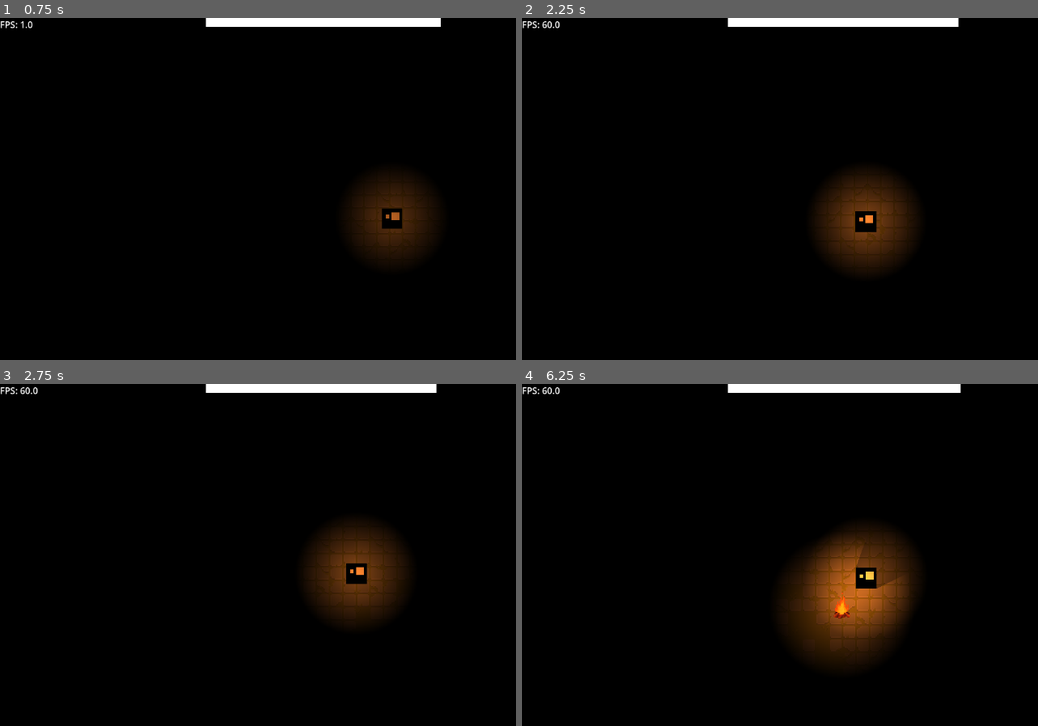
Above: before the commit, frames 1-4 (two rows, left to right).
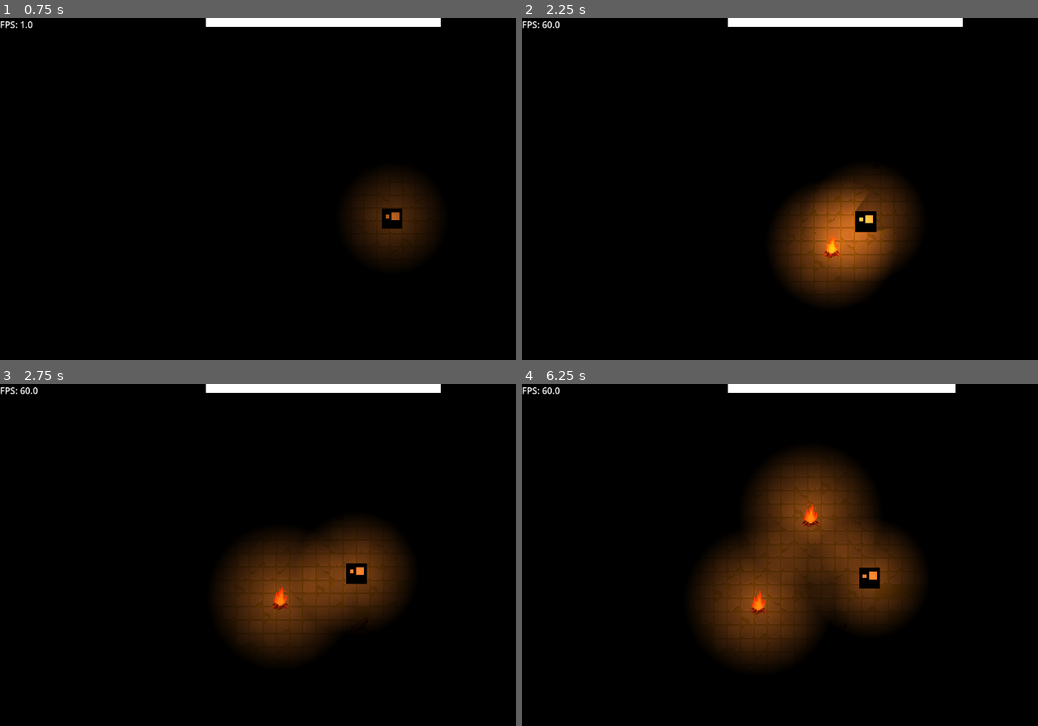
Above: after the commit, the same moments.

Repository: Kunggings/bonfire
Game: Godot game, scene res://scenes/main.tscn
Two runs of this game, one before a commit and one after it. Both use one fixed random seed, a clock stepped at 60 frames per second and the inputs below.
Inputs:
- Up to frame 1 (0.75 s): hold D (right) from 0.53 s (still down)
- Up to frame 2 (2.25 s): release D (right) at 1.28 s; hold S (down) 1.28-2.03 s; hold D (right) from 2.03 s (still down)
- Up to frame 3 (2.75 s): keep holding D (right)
- Up to frame 4 (6.25 s): release D (right) at 2.78 s; hold W (up) 2.78-3.53 s; hold A (left) 3.53-5.03 s; hold S (down) 5.03-5.78 s; hold D (right) from 5.78 s (still down)

Frame 1 is identical in both runs. In frame 2, 5.5% of the frame differs, in the area x 48-86%, y 0-83%; in frame 3, 6.8%; in frame 4, 16%, in the area x 33-86%, y 0-83%.

Commit message:
Bonfire Spawner

Diff:
--- /dev/null
+++ b/fire_spawner.gd
@@ -0,0 +1,23 @@
+extends Node
+
+@export var bonfire_scene: PackedScene
+@export var bonfire_count: int = 10
+@export var map_size: int = 300
+
+func _ready():
+	spawn_bonfires()
+
+func spawn_bonfires():
+	if bonfire_scene == null:
+		push_error("Bonfire scene not assigned!")
+		return
+
+	for i in range(bonfire_count):
+		var bonfire = bonfire_scene.instantiate()
+
+		bonfire.position = Vector2(
+			randi_range(-map_size/2, map_size/2),
+			randi_range(-map_size/2, map_size/2)
+		)
+
+		add_child(bonfire)
--- a/scenes/main.tscn
+++ b/scenes/main.tscn
@@ -6,6 +6,7 @@
 [ext_resource type="PackedScene" uid="uid://23w0l2ox22f4" path="res://scenes/prefabs/bonfire.tscn" id="5_choun"]
 [ext_resource type="PackedScene" uid="uid://85syvp8pflpd" path="res://scenes/random_generation.tscn" id="6_tefeu"]
 [ext_resource type="TileSet" uid="uid://dqk8rlrty2f5o" path="res://tileset/BasicTileSet.tres" id="6_ya4ey"]
+[ext_resource type="PackedScene" uid="uid://e7ppxkw4ycct" path="res://scripts/random_spawn_bonfire.tscn" id="7_o6xl0"]
 
 [sub_resource type="Gradient" id="Gradient_7mycd"]
 colors = PackedColorArray(1, 1, 1, 1, 1, 1, 1, 1)
@@ -66,13 +67,18 @@
 [node name="Bonfires" type="Node" parent="."]
 
 [node name="Bonfire2" parent="Bonfires" instance=ExtResource("5_choun")]
+visible = false
 position = Vector2(756, 143)
 
 [node name="Bonfire3" parent="Bonfires" instance=ExtResource("5_choun")]
+visible = false
 position = Vector2(-57, 143)
 
 [node name="Bonfire" parent="Bonfires" instance=ExtResource("5_choun")]
+visible = false
 position = Vector2(335, 216)
 
 [node name="RandomGeneration" parent="." instance=ExtResource("6_tefeu")]
 position = Vector2(756, 143)
+
+[node name="Random Spawn Bonfire" parent="." instance=ExtResource("7_o6xl0")]
--- a/scenes/world.gd
+++ b/scenes/world.gd
@@ -1,4 +1,6 @@
 extends Node
+
+@export var map_size := 100
 
 @export var noise_height_texture: NoiseTexture2D
 @export var tree_texture: NoiseTexture2D
@@ -11,7 +13,6 @@
 
 var noise: Noise
 var tree_noise: Noise
-var length := 100
 
 var source_id := 0
 var tree_source_id := 3
@@ -57,8 +58,8 @@
 	generate_world()
 
 func generate_world():
-	for x in range(-length / 2, length / 2):
-		for y in range(-length / 2, length / 2):
+	for x in range(-map_size / 2, map_size / 2):
+		for y in range(-map_size / 2, map_size / 2):
 
 			var noise_val := noise.get_noise_2d(x, y)
 			var tree_noise_val := tree_noise.get_noise_2d(x, y)
--- /dev/null
+++ b/scripts/random_spawn_bonfire.tscn
@@ -0,0 +1,12 @@
+[gd_scene load_steps=3 format=3 uid="uid://e7ppxkw4ycct"]
+
+[ext_resource type="Script" uid="uid://dmt3tgo48e6yc" path="res://fire_spawner.gd" id="1_n8kgh"]
+[ext_resource type="PackedScene" uid="uid://23w0l2ox22f4" path="res://scenes/prefabs/bonfire.tscn" id="2_q6tw7"]
+
+[node name="Random Spawn Bonfire" type="Node2D"]
+
+[node name="Bonfire Spawner" type="Node" parent="."]
+script = ExtResource("1_n8kgh")
+bonfire_scene = ExtResource("2_q6tw7")
+bonfire_count = 300
+map_size = 3200
Not shown, added: fire_spawner.gd.uid
Not shown: 1 places in scenes/main.tscn that only renumber resources
